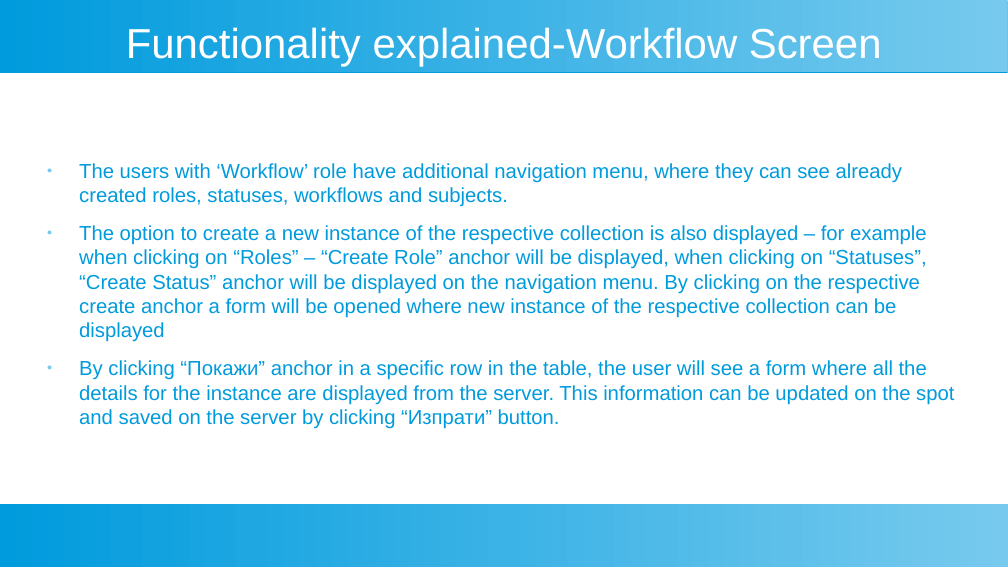
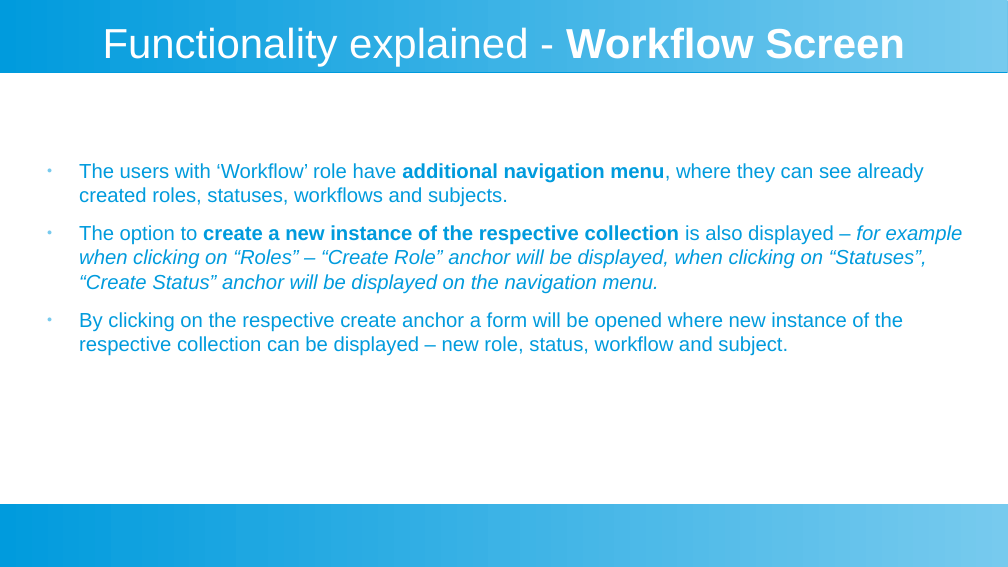
Before and after one commit to nikolaydimov83/Workflow-BPM-Front-End-Lit-HTML, a slide deck: slide 11 of ProjectPresentation.odp. Drawn at 1008x567 pixels with LibreOffice and Linux fonts; fonts in the diff are those of the drawing. Boxes give left, top, right and bottom in pixels: in the first picture for what was removed or moved away, otherwise in the second. Text is boxed around its words. In the diff, an @@ line names an element or a change of style, - is before the commit and + after.

```diff
--- a/ProjectPresentation.odp
+++ b/ProjectPresentation.odp
@@ title at bbox=[103, 27, 905, 67]: spaces changed @@
-Functionality explained-Workflow Screen
+Functionality explained - Workflow Screen
@@ text at bbox=[79, 163, 923, 207]: bold on in "additional navigation menu," @@
@@ text at bbox=[79, 225, 963, 356]: text changed @@
-● The option to create a new instance of the respective collection is also displayed – for example when clicking on “Roles” – “Create Role” anchor will be displayed, when clicking on “Statuses”, “Create Status” anchor will be displayed on the navigation menu. By clicking on the respective create anchor a form will be opened where new instance of the respective collection can be displayed
-● By clicking “Покажи” anchor in a specific row in the table, the user will see a form where all the details for the instance are displayed from the server. This information can be updated on the spot and saved on the server by clicking “Изпрати” button.
+● The option to create a new instance of the respective collection is also displayed – for example when clicking on “Roles” – “Create Role” anchor will be displayed, when clicking on “Statuses”, “Create Status” anchor will be displayed on the navigation menu.
+● By clicking on the respective create anchor a form will be opened where new instance of the respective collection can be displayed – new role, status, workflow and subject.
```
Also in this commit, not shown: 9 other slides changed, 2 slides added.
